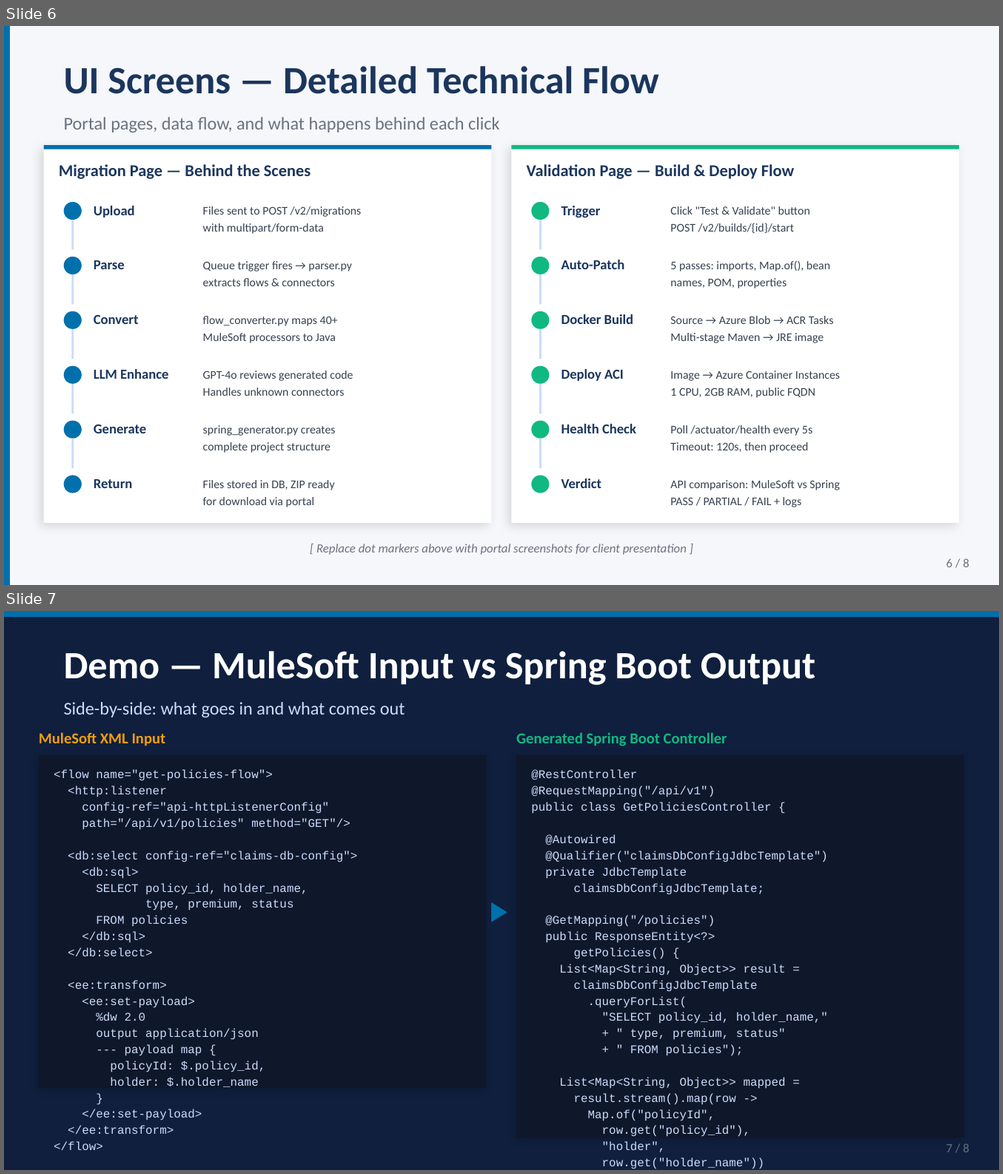
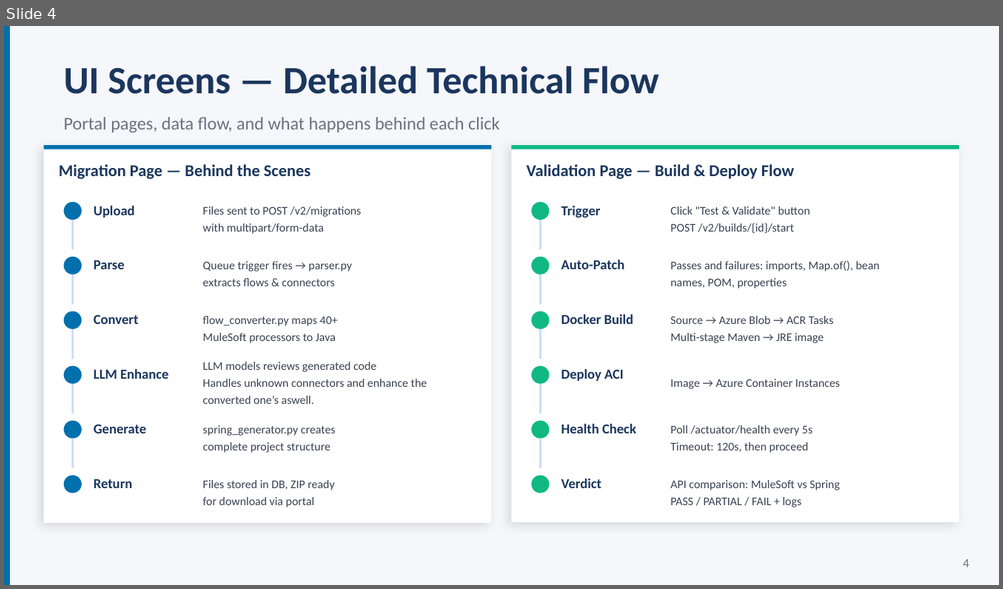
Before and after one commit to harinadh70/mule-migrator, a slide deck: MuleSoft-to-SpringBoot-Migrator-Technical-Presentation.pptx. Shown one above the other, each under a label of ours: slides 6 and 7 before the commit, slide 4 after it. The pictures are 1003x1174 and 1003x589 pixels, drawn with LibreOffice and Linux fonts; fonts in the diff are those of the drawing. Boxes give left, top, right and bottom in pixels: in the first picture for what was removed or moved away, otherwise in the second. Text is boxed around its words. In the diff, an @@ line names an element or a change of style, - is before the commit and + after.

```diff
--- a/MuleSoft-to-SpringBoot-Migrator-Technical-Presentation.pptx
+++ b/MuleSoft-to-SpringBoot-Migrator-Technical-Presentation.pptx
@@ slide 7 removed at (4,611,999,1170), background #0F1F3D @@
@@ rectangle removed at (4,611,999,617) @@
@@ text removed at (64,651,816,685) @@
-Demo — MuleSoft Input vs Spring Boot Output
@@ text removed at (64,702,405,718) @@
-Side-by-side: what goes in and what comes out
@@ text removed at (39,732,166,746) @@
-MuleSoft XML Input
@@ text removed at (516,732,727,746) @@
-Generated Spring Boot Controller
@@ rectangle removed at (39,755,486,1088) @@
@@ rectangle removed at (516,755,964,1138) @@
@@ text removed at (54,770,357,1088) @@
-<flow name="get-policies-flow">
-<http:listener
-config-ref="api-httpListenerConfig"
-path="/api/v1/policies" method="GET"/>
-<db:select config-ref="claims-db-config">
-<db:sql>
-SELECT policy_id, holder_name,
-type, premium, status
-FROM policies
-</db:sql>
-</db:select>
-<ee:transform>
-<ee:set-payload>
-%dw 2.0
-output application/json
---- payload map {
-policyId: $.policy_id,
-holder: $.holder_name
-}
-</ee:set-payload>
-</ee:transform>
-</flow>
@@ text removed at (531,770,828,1170) @@
-@RestController
-@RequestMapping("/api/v1")
-public class GetPoliciesController {
-@Autowired
-@Qualifier("claimsDbConfigJdbcTemplate")
-private JdbcTemplate
-claimsDbConfigJdbcTemplate;
-@GetMapping("/policies")
-public ResponseEntity<?>
-getPolicies() {
-List<Map<String, Object>> result =
-claimsDbConfigJdbcTemplate
-.queryForList(
-"SELECT policy_id, holder_name,"
-+ " type, premium, status"
-+ " FROM policies");
-List<Map<String, Object>> mapped =
-result.stream().map(row ->
-Map.of("policyId",
-row.get("policy_id"),
-"holder",
-row.get("holder_name"))
-).collect(Collectors.toList());
-return ResponseEntity.ok(mapped);
-}
-}
@@ text removed at (481,889,516,929) @@
-▶
@@ text removed at (946,1145,969,1153) @@
-7 / 8
@@ what was slide 6 is now slide 4 @@
@@ slide 4 changed as well @@
@@ text at (670,261,879,272): text changed @@
-5 passes: imports, Map.of(), bean
+Passes and failures: imports, Map.of(), bean
@@ text at (203,362,427,404): text changed @@
-GPT-4o reviews generated code
-Handles unknown connectors
+LLM models reviews generated code
+Handles unknown connectors and enhance the converted one’s aswell.
@@ text at (670,388,815,398): paragraph removed @@
-1 CPU, 2GB RAM, public FQDN
@@ text removed at (316,544,686,555) @@
-[ Replace dot markers above with portal screenshots for client presentation ]
@@ text at (962,560,969,568): text changed @@
-6 / 8
+4
```
Also in this commit, not shown: 3 other slides changed, 9 slides added, 3 other slides removed.
